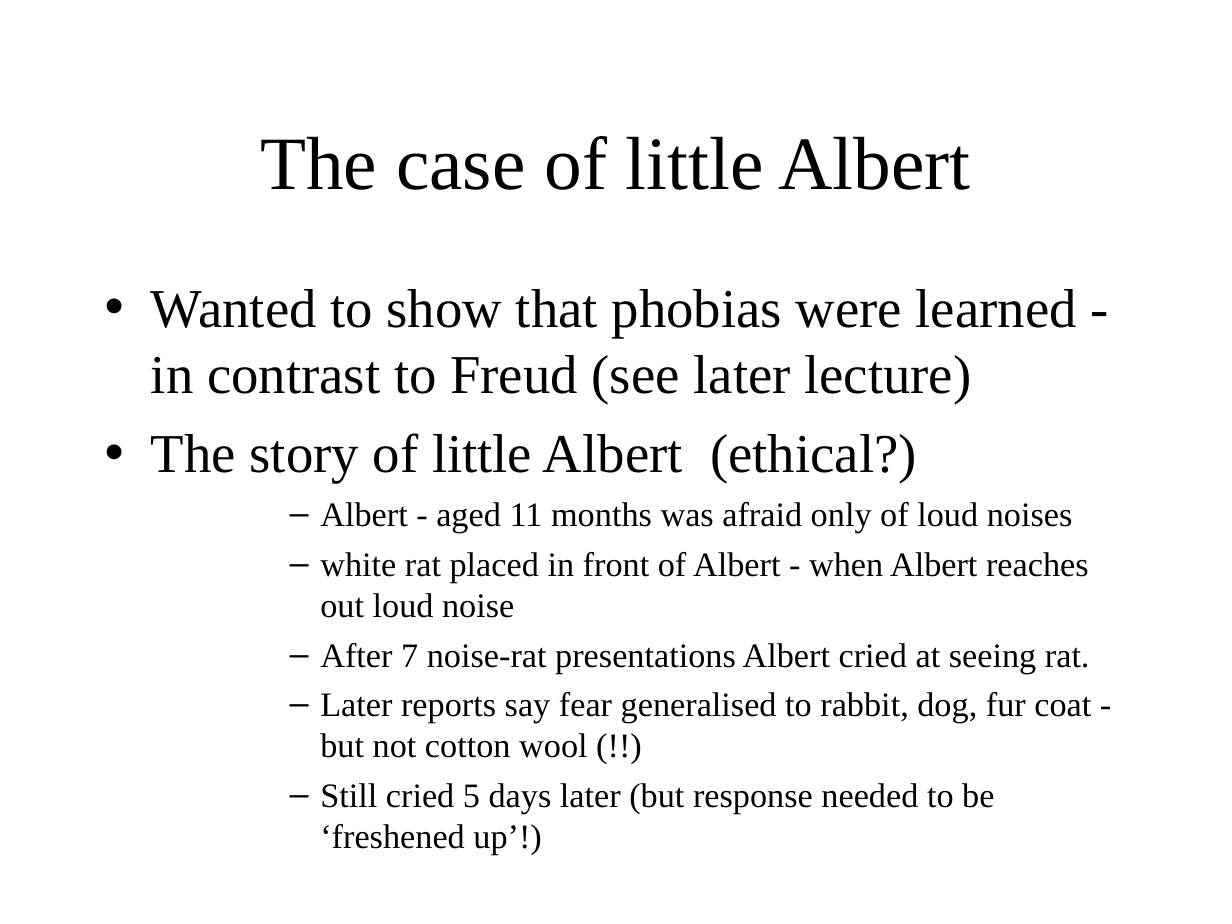
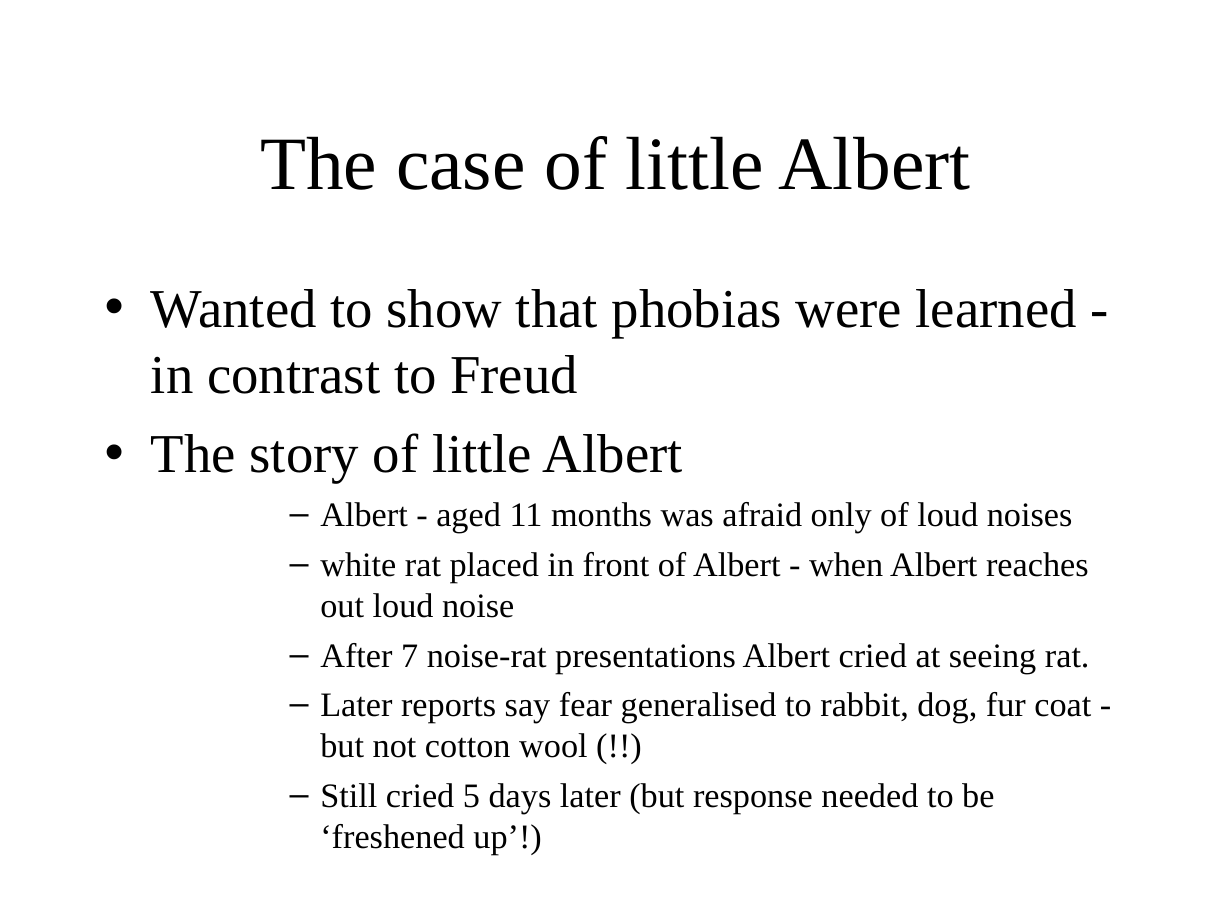
Before and after one commit to ajwills72/critical-thinking, a slide deck: slide 13 of src/behaviourism.odp (slide 14 before the commit). Drawn at 1232x924 pixels with LibreOffice and Linux fonts; fonts in the diff are those of the drawing. Boxes give left, top, right and bottom in pixels: in the first picture for what was removed or moved away, otherwise in the second. Text is boxed around its words. In the diff, an @@ line names an element or a change of style, - is before the commit and + after.

```diff
--- a/src/behaviourism.odp
+++ b/src/behaviourism.odp
@@ text at bbox=[151, 289, 1077, 483]: text changed @@
-• Wanted to show that phobias were learned - in contrast to Freud (see later lecture)
-• The story of little Albert (ethical?)
+• Wanted to show that phobias were learned - in contrast to Freud
+• The story of little Albert
```
Also in this commit, not shown: 8 other slides changed, 7 slides removed, 1 other file.
